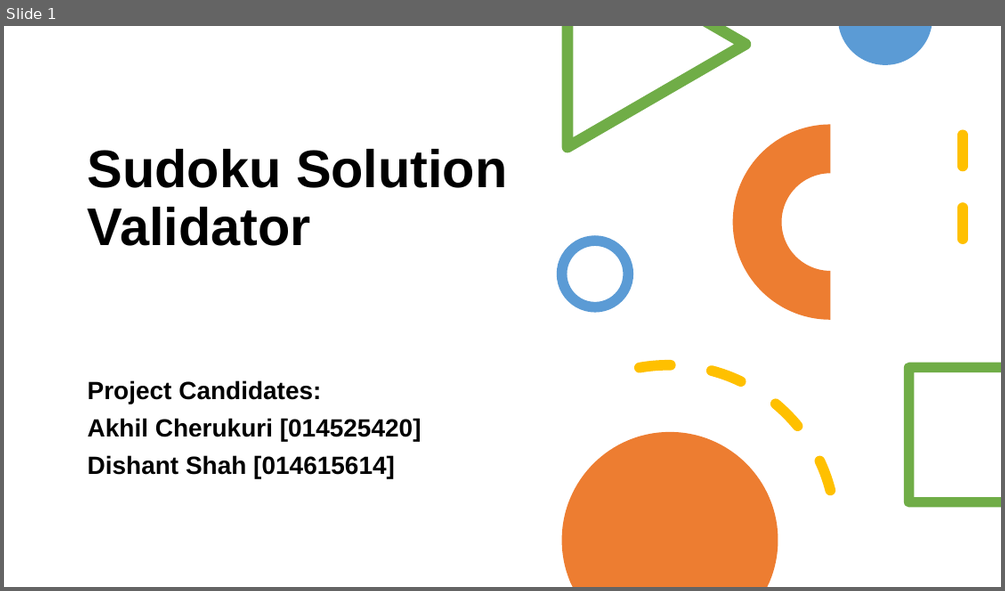
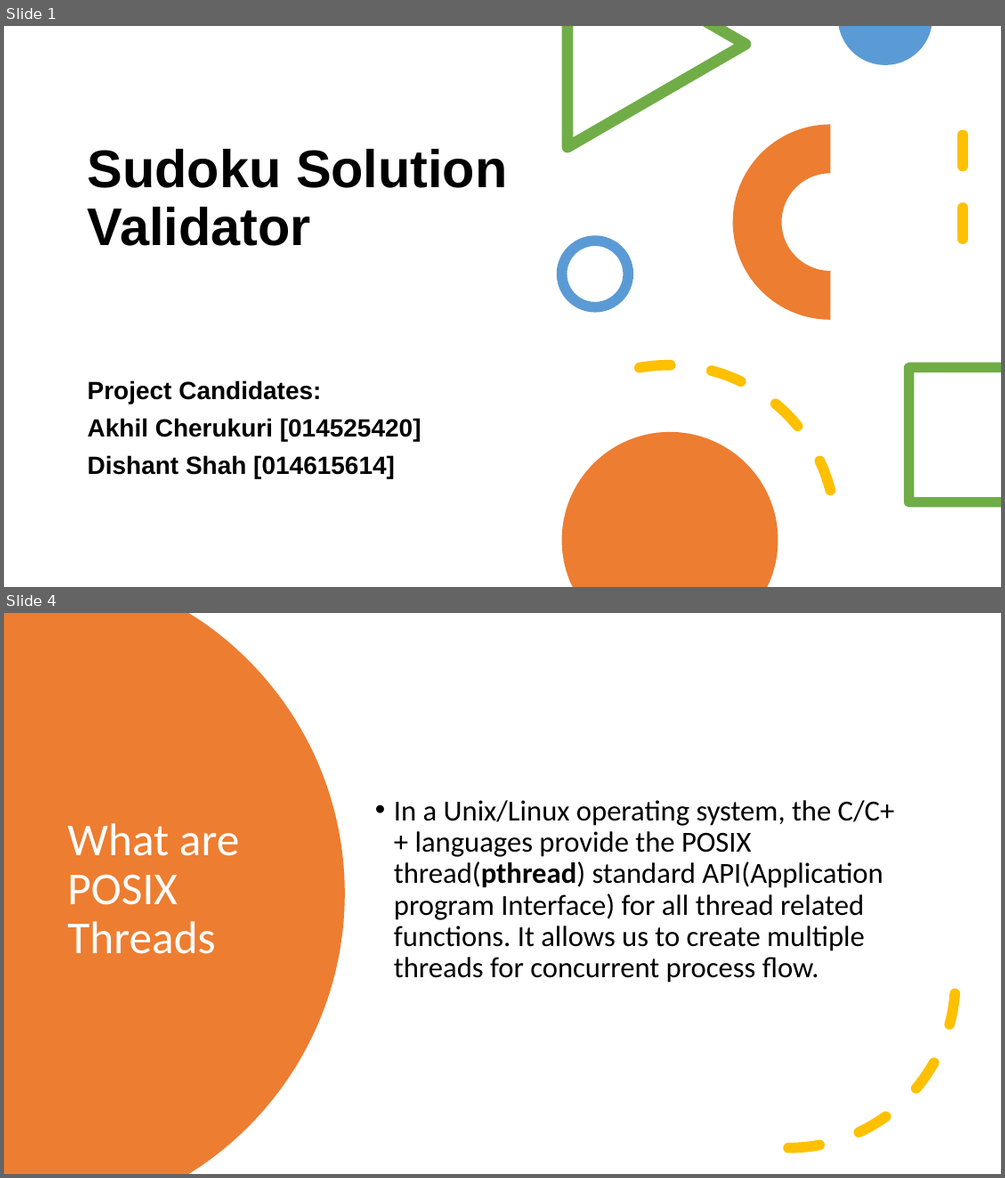
Before and after one commit to akhilcherukuri/Operating-Systems-Design, a slide deck: 180C Project Presentation - Group12.pptx. Shown one above the other, each under a label of ours: slide 1 before the commit, slides 1 and 4 after it; the slides between them are not shown. The pictures are 1005x591 and 1005x1178 pixels, drawn with LibreOffice and Linux fonts; fonts in the diff are those of the drawing. Boxes give left, top, right and bottom in pixels: in the first picture for what was removed or moved away, otherwise in the second. Text is boxed around its words. In the diff, an @@ line names an element or a change of style, - is before the commit and + after.

```diff
--- a/180C Project Presentation - Group12.pptx
+++ b/180C Project Presentation - Group12.pptx
@@ slide 4 added at [4,613,1001,1174], background #FFFFFF @@
@@ freeform shape added at [4,613,345,1174], fill #ED7D31 @@
@@ title added at [67,823,239,954], 44 pt, text #FFFFFF @@
+What are POSIX Threads
@@ text added at [394,800,895,982], 28 pt, text #000000 @@
+• In a Unix/Linux operating system, the C/C++ languages provide the POSIX thread(pthread) standard API(Application program Interface) for all thread related functions. It allows us to create multiple threads for concurrent process flow.
@@ arc (boxed as its full ellipse) added at [622,814,956,1149], outline #FFC000 10 pt dashed @@
```
Also in this commit, not shown: 9 other slides added, 1 slide removed, 1 other file.
